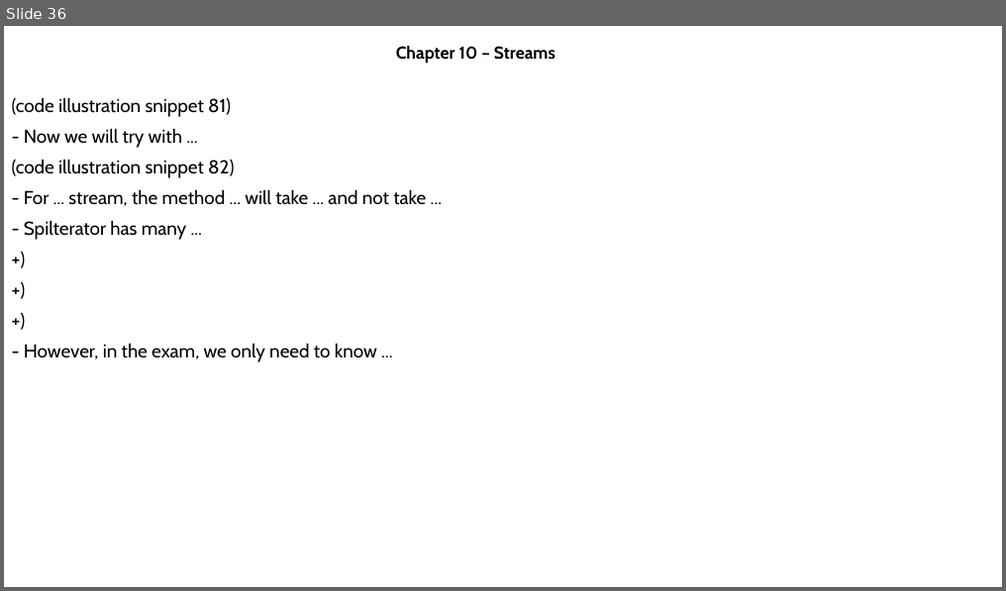
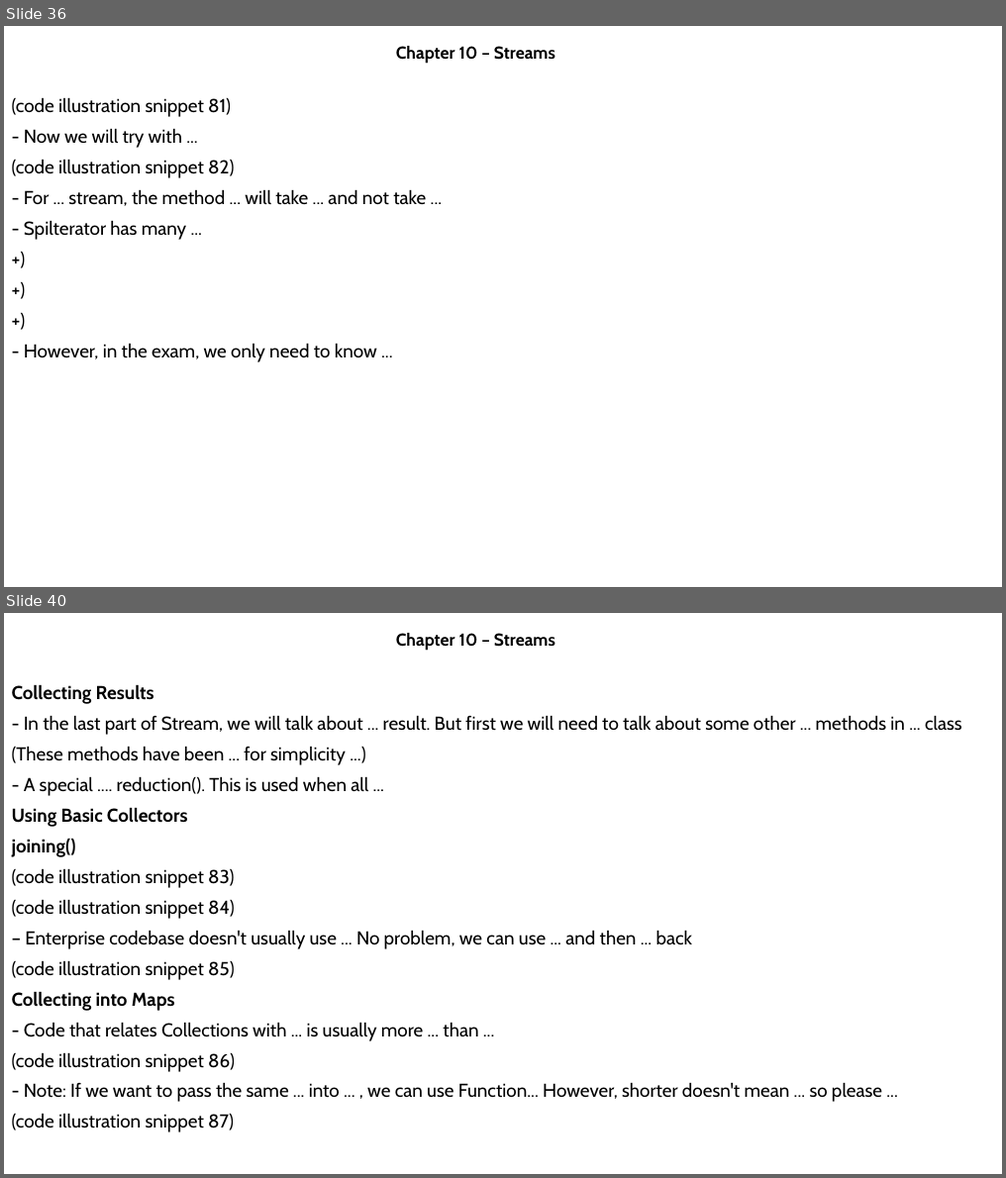
Before and after one commit to MaiDinhVinh/CS-Java, a slide deck: OCP17/Chapter 10 - Streams.pptx. Shown one above the other, each under a label of ours: slide 36 before the commit, slides 36 and 40 after it; the slides between them are not shown. The pictures are 1006x591 and 1006x1178 pixels, drawn with LibreOffice and Linux fonts; fonts in the diff are those of the drawing. Boxes give left, top, right and bottom in pixels: in the first picture for what was removed or moved away, otherwise in the second. Text is boxed around its words. In the diff, an @@ line names an element or a change of style, - is before the commit and + after.

```diff
--- a/OCP17/Chapter 10 - Streams.pptx
+++ b/OCP17/Chapter 10 - Streams.pptx
@@ slide 40 added at [4, 613, 1002, 1174], background #FFFFFF @@
@@ subtitle added at [396, 633, 555, 651], 16.6 pt, text #000000, bold @@
+Chapter 10 – Streams
@@ text added at [12, 684, 962, 1133], 18 pt, text #000000 @@
+Collecting Results
+- In the last part of Stream, we will talk about ... result. But first we will need to talk about some other ... methods in ... class
+(These methods have been ... for simplicity ...)
+- A special .... reduction(). This is used when all ...
+Using Basic Collectors
+joining()
+(code illustration snippet 83)
+(code illustration snippet 84)
+– Enterprise codebase doesn't usually use ... No problem, we can use ... and then ... back
+(code illustration snippet 85)
+Collecting into Maps
+- Code that relates Collections with ... is usually more ... than ...
+(code illustration snippet 86)
+- Note: If we want to pass the same ... into ... , we can use Function... However, shorter doesn't mean ... so please ...
+(code illustration snippet 87)
```
Also in this commit, not shown: 6 other slides added.
